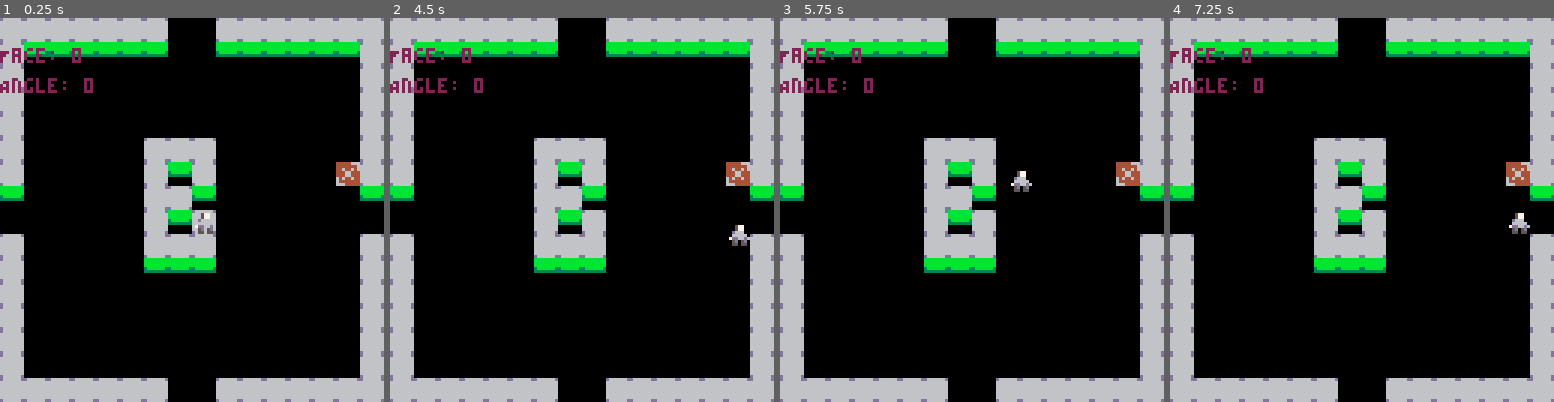
Above: before the commit, frames 1-4 (left to right).
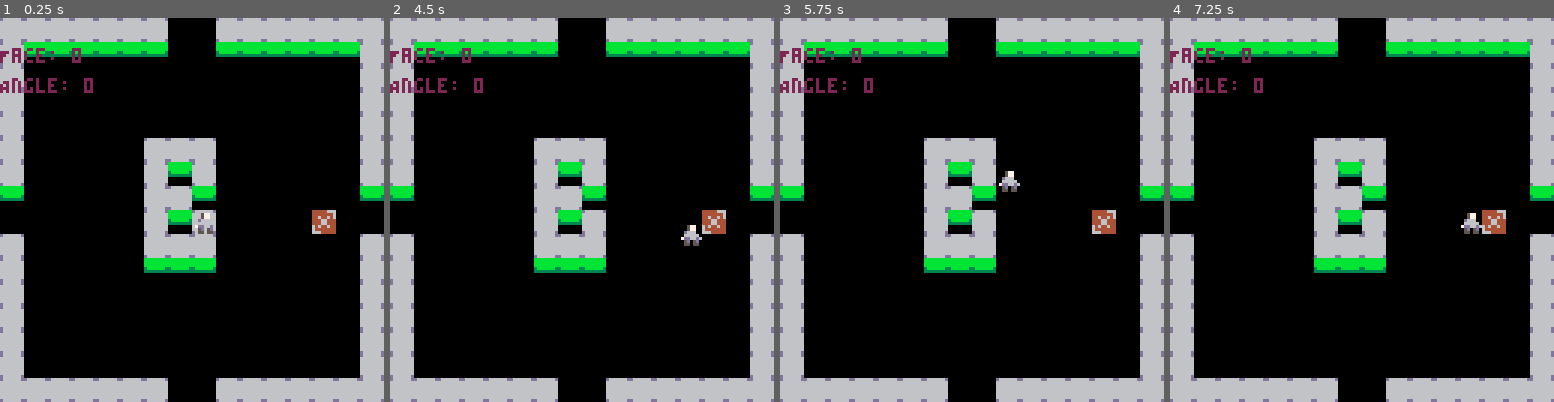
Above: after the commit, the same moments.

Repository: EmilBert/gmtkjam2025
Game: PICO-8 cartridge game.p8
The game is run twice, just before and just after one commit, with the same random seed, the same clock (stepped at 60 frames per second) and the same inputs.
Inputs:
- Up to frame 1 (0.25 s): no input
- Up to frame 2 (4.5 s): hold Right 1.6-2.1 s; hold Up 2.15-2.42 s; hold Right 2.47-3.03 s; hold Left 3.08-3.58 s; hold Down 3.63-3.97 s; hold Right from 4.02 s (still down)
- Up to frame 3 (5.75 s): release Right at 4.68 s; hold Up 4.73-5.03 s; hold Left 5.08-5.68 s; hold Down from 5.73 s (still down)
- Up to frame 4 (7.25 s): release Down at 6.03 s; hold Right 6.08-6.58 s; hold Right 6.63-7.13 s; hold Up from 7.18 s (still down)

The runs differ from the first frame. In frame 1, 0.8% of the frame differs, in the area x 81-94%, y 37-57%; in frame 2, 1.1%, in the area x 75-94%, y 37-60%; in frame 3, 1.1%; in frame 4, 1.1%.

Commit message:
GMTK2025: Fixed box movement across screens

Diff:
--- a/game.p8
+++ b/game.p8
@@ -27,19 +27,27 @@
 
 
 
+…(8 lines of a section not shown)…
 __gff__
-0000000000000000000000000000000000010000000000000000000000000000000000000000000000000000000000000000000000000000000000000000000000000000000000000000000000000000000000000000000000000000000000000000000000000000000000000000000000000000000000000000000000000000
+0000000001000000000000000000000000010000000000000000000000000000000000000000000000000000000000000000000000000000000000000000000000000000000000000000000000000000000000000000000000000000000000000000000000000000000000000000000000000000000000000000000000000000
 0000000000000000000000000000000000000000000000000000000000000000000000000000000000000000000000000000000000000000000000000000000000000000000000000000000000000000000000000000000000000000000000000000000000000000000000000000000000000000000000000000000000000000
 __map__
-1111111111111100001111111111111111111111000011111111111111111111111111111111111111111111111111111111111111111100001111111111111111111111111111111111111111111111111111111111111111110000111111110000000000000000000000000000000000000000000000000000000000000000
+1111111111111100001111111111111111111111000011111111111111111111111111111111110000111111111111111111111111111100001111111111111111111111111111111111111111111111111111111111111111110000111111110000000000000000000000000000000000000000000000000000000000000000
 1100000000000000000000000000001111000000000000000000000000000011110000000000000000000000000000111100000000000000000000000000001111000000000000000000000000000011110000000000000000000000000000110000000000000000000000000000000000000000000000000000000000000000
 1100000000000000000000000000001111000000000000000000000000000011110000000000000000000000000000111100000000000000000000000000001111000000000000000000000000000011110000000000000000000000000000110000000000000000000000000000000000000000000000000000000000000000
 1100000000000000000000000000001111000000000000000000000000000011110000000000000000000000000000111100000000000000000000000000001111000000000000000000000000000011110000000000000000000000000000110000000000000000000000000000000000000000000000000000000000000000
 1100000000000000000000000000001111000000000000000000000000000011110000000000000000000000000000111100000000000000000000000000001111000000000000000000000000000011110000000000000000000000000000110000000000000000000000000000000000000000000000000000000000000000
 1100000000001111110000000000001111000000000000000000000000000011110000000000111111000000000000111100000000000000000000000000001111000000000000000000000000000011110000000000000000000000000000110000000000000000000000000000000000000000000000000000000000000000
 1100000000001100110000000000001111000000000000111111110000000011110000000000110011000000000000111100000000001111000000000000001111000000000000110000000000000011110000000000001111110000000000110000000000000000000000000000000000000000000000000000000000000000
-0000000000001111000000000000000011000000000000110000000000000011000000000000111100000000000000111100000000001100110000000000001111000000000000110000000000000000110000000000000011000000000000110000000000000000000000000000000000000000000000000000000000000000
-0000000000001100110000000000000011000000000000111111000000000011000000000000110011000000000000111100000000001111000000000000001111000000000000110000000000000000110000000000000011000000000000110000000000000000000000000000000000000000000000000000000000000000
+0000000000001111000000000000000011000000000000110000000000000000000000000000111100000000000000111100000000001100110000000000001111000000000000110000000000000000110000000000000011000000000000110000000000000000000000000000000000000000000000000000000000000000
+0000000000001100110000000000000011000000000000111111000000000000000000000000110011000000000000111100000000001111000000000000001111000000000000110000000000000000110000000000000011000000000000110000000000000000000000000000000000000000000000000000000000000000
 1100000000001111110000000000001111000000000000110000000000000011110000000000110011000000000000111100000000001100110000110000001111000000000000110000000000000011110000000000000011000000000000110000000000000000000000000000000000000000000000000000000000000000
 1100000000000000000000000000001111000000000000110000000000000011110000000000000000000000000000111100000000001111000011000000001111000000000000111111000000000011110000000000000000000000000000110000000000000000000000000000000000000000000000000000000000000000
 1100000000000000000000000000001111000000000000000000000000000011110000000000000000000000000000111100000000000000000000110000001111000000000000000000000000000011110000000000000000000000000000110000000000000000000000000000000000000000000000000000000000000000
@@ -53,7 +61,9 @@
 0000000000000000000000000000000000000000000000000000000000000000000000000000000000000000000000000000000000000000000000000000000000000000000000000000000000000000000000000000000000000000000000000000000000000000000000000000000000000000000000000000000000000000
 0000000000000000000000000000000000000000000000000000000000000000000000000000000000000000000000000000000000000000000000000000000000000000000000000000000000000000000000000000000000000000000000000000000000000000000000000000000000000000000000000000000000000000
 0000000000000000000000000000000000000000000000000000000000000000000000000000000000000000000000000000000000000000000000000000000000000000000000000000000000000000000000000000000000000000000000000000000000000000000000000000000000000000000000000000000000000000
-0000000000000000000000000000040000000000000000000000000000000000000000000000000000000000000000000000000000000000000000000000000000000000000000000000000000000000000000000000000000000000000000000000000000000000000000000000000000000000000000000000000000000000
+0000000000000000000000000000000000000000000000000000000000000000000000000000000000000000000000000000000000000000000000000000000000000000000000000000000000000000000000000000000000000000000000000000000000000000000000000000000000000000000000000000000000000000
+0000000000000000000000000000000000000000000000000000000000000000000000000000000000000000000000000000000000000000000000000000000000000000000000000000000000000000000000000000000000000000000000000000000000000000000000000000000000000000000000000000000000000000
+0000000000000000000000000004000000000000000000000000000000000000000000000000000000000000000000000000000000000000000000000000000000000000000000000000000000000000000000000000000000000000000000000000000000000000000000000000000000000000000000000000000000000000
 
 
 
--- a/main.lua
+++ b/main.lua
@@ -27,7 +27,7 @@
 function is_solid_at(px, py)
     local tile_x = flr(px / 8) -- pga spritesen är 8x8
     local tile_y = flr(py / 8)
-    return fget(mget(tile_x, tile_y), 0)
+    return fget(mget(tile_x, tile_y), 0) or fget(mget(tile_x, tile_y + MAP_SIZE_IN_TILES), 0)
 end
 
 function in_rect(px, py, rx, ry, rw, rh)
@@ -144,19 +144,34 @@
                     else
                         step[2] = (falling_direction == directions.SOUTH and 1) or -1
                     end
-                    while new_pos[1] == 0 or new_pos[2] == 0
-                        or new_pos[1] == MAP_SIZE_IN_TILES - 1 or new_pos[2] == MAP_SIZE_IN_TILES - 1
-                        or not fget(mget(v[1] * MAP_SIZE_IN_TILES + new_pos[1] + step[1], new_pos[2] + step[2]), 0) do
-
-                        new_pos[1] += step[1]
-                        new_pos[2] += step[2]
+                    -- TODO (RobotGandhi): Boxes can "merge" if they end up on the same square.
+                    while true do
+                        local should_break = false
+                        if fget(mget(v[1] * MAP_SIZE_IN_TILES + new_pos[1] + step[1], new_pos[2] + step[2]), 0) then should_break = true end
                         if not in_rect(new_pos[1], new_pos[2], 1, 1, 13, 13) then
-                            new_pos = (falling_direction == directions.NORTH and {x, 15}) or
-                            (falling_direction == directions.EAST and {0, y}) or
-                            (falling_direction == directions.SOUTH and {x, 0}) or
-                            (falling_direction == directions.WEST and {15, y})
-                            escaped_screen = true
+                            if falling_direction == directions.NORTH and new_pos[2] == 0 then
+                                new_pos = {x, 15}
+                                should_break = true
+                                escaped_screen = true
+                            elseif falling_direction == directions.EAST and new_pos[1] == 15 then
+                                new_pos = {0, y}
+                                should_break = true
+                                escaped_screen = true
+                            elseif falling_direction == directions.SOUTH and new_pos[2] == 15 then
+                                new_pos = {x, 0}
+                                should_break = true
+                                escaped_screen = true
+                            elseif falling_direction == directions.WEST and new_pos[1] == 0 then
+                                new_pos = {15, y}
+                                should_break = true
+                                escaped_screen = true
+                            end
+                        end
+                        if should_break then
                             break
+                        else
+                            new_pos[1] += step[1]
+                            new_pos[2] += step[2]
                         end
                     end
                     mset(v[1] * MAP_SIZE_IN_TILES + x, MAP_SIZE_IN_TILES + y, 0)
@@ -264,8 +279,8 @@
     exit_direction -= GLOBAL_ROTATION
     exit_direction = exit_direction % 4
     local new_pos = connections[player.face + 1][exit_direction + 1]
+    update_boxes(new_pos[1] + 1)
     update_map(player.face, new_pos[1])
-    update_boxes(new_pos[1] + 1)
 
     player.face = new_pos[1]
     local new_dir = new_pos[2] + GLOBAL_ROTATION
Not shown, changed: 21 lines of the sprite sheet (__gfx__) section of game.p8
Not shown, changed: the music (__music__) section of game.p8
